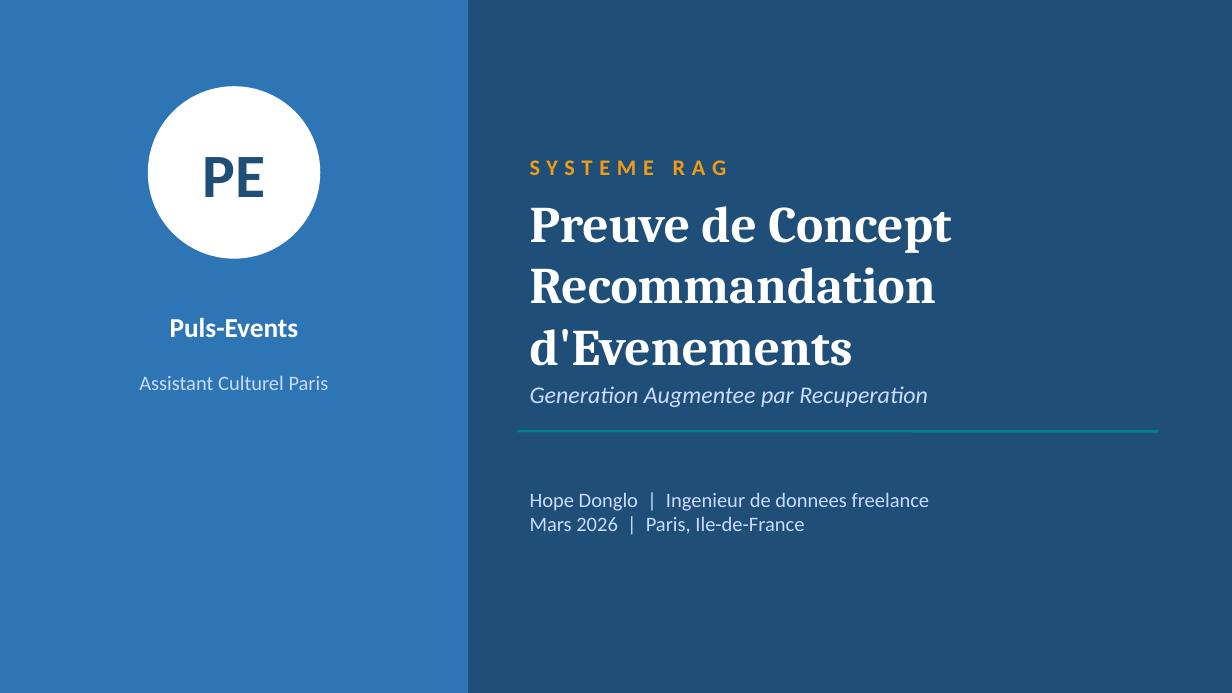
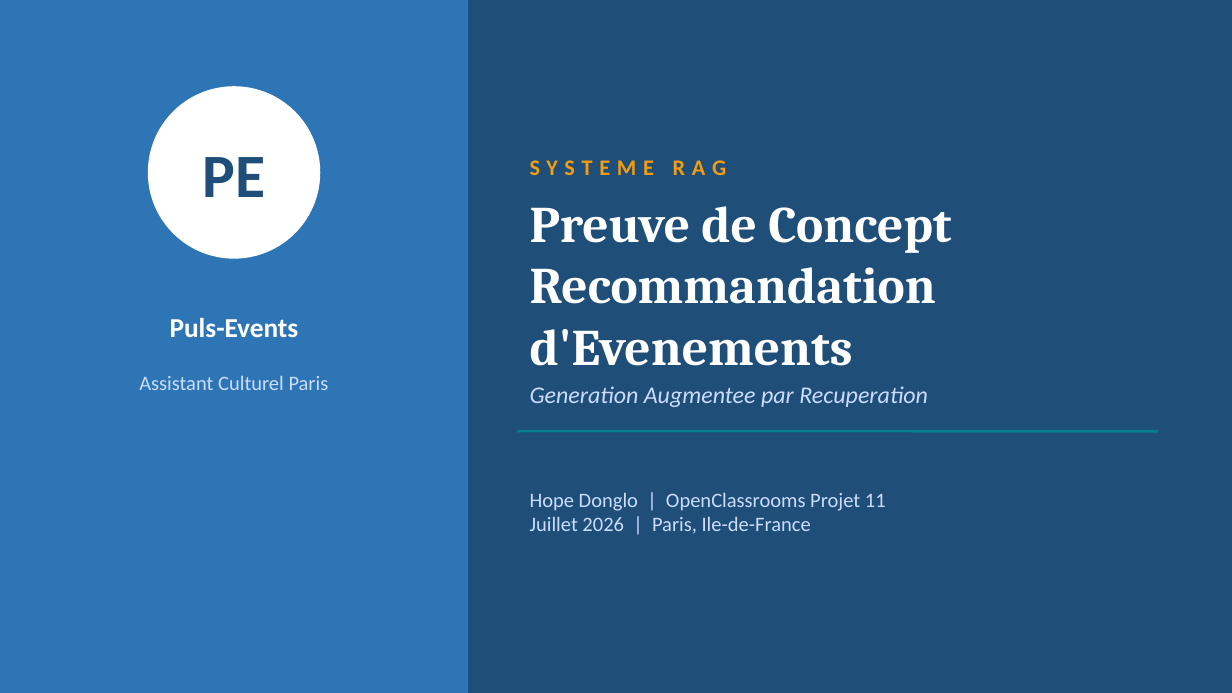
Before and after one commit to hhdonglo/project_11, a slide deck: slide 1 of presentation_puls_events_FR.pptx. Drawn at 1232x693 pixels with LibreOffice and Linux fonts; fonts in the diff are those of the drawing. Boxes give left, top, right and bottom in pixels: in the first picture for what was removed or moved away, otherwise in the second. Text is boxed around its words. In the diff, an @@ line names an element or a change of style, - is before the commit and + after.

```diff
--- a/presentation_puls_events_FR.pptx
+++ b/presentation_puls_events_FR.pptx
@@ text at [530,492,886,534]: text changed @@
-Hope Donglo | Ingenieur de donnees freelance
-Mars 2026 | Paris, Ile-de-France
+Hope Donglo | OpenClassrooms Projet 11
+Juillet 2026 | Paris, Ile-de-France
```
Also in this commit, not shown: 8 other slides changed, 7 other files.
